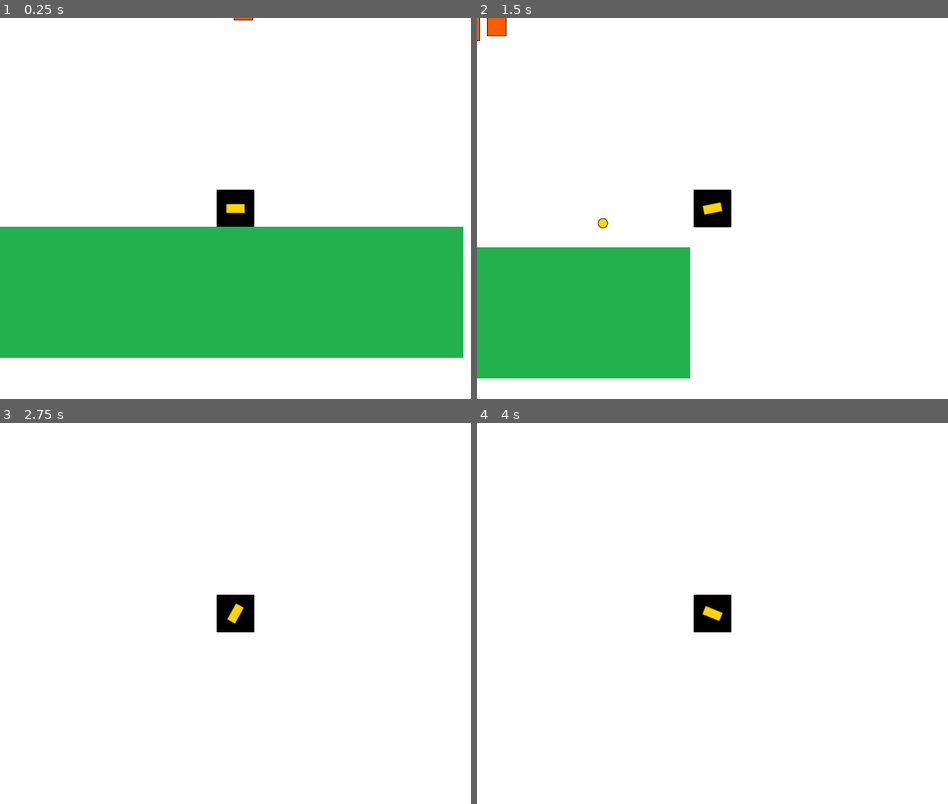
Above: before the commit, frames 1-4 (two rows, left to right).
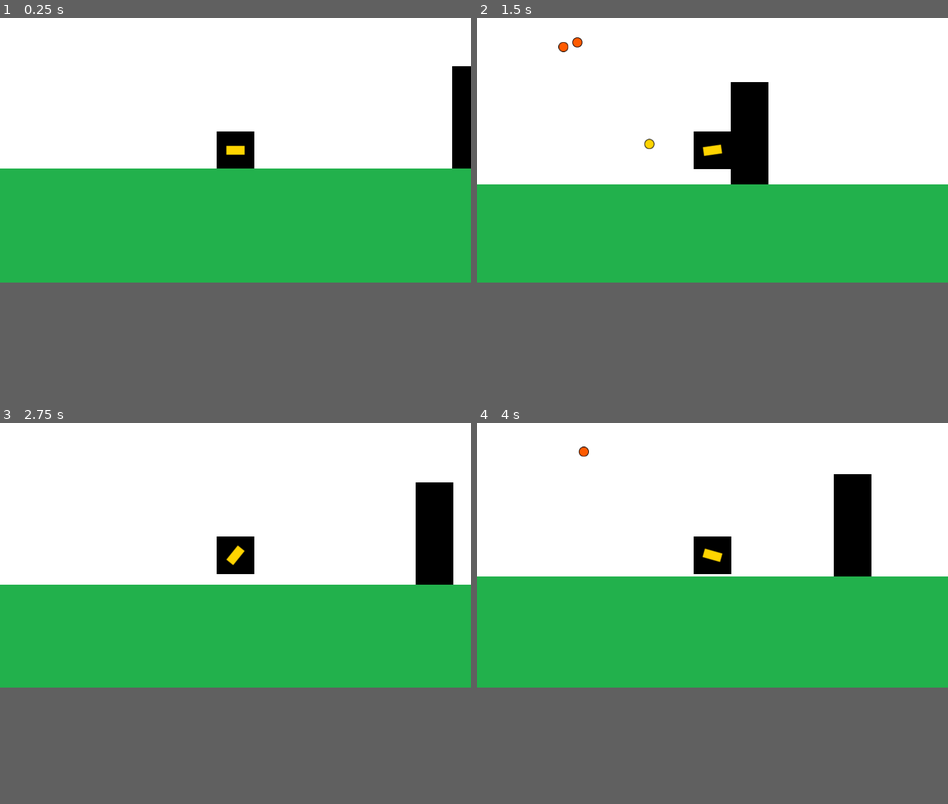
Above: after the commit, the same moments.

Repository: dddaavo/entregas-ipv-duarte-david-ignacio
Game: Godot game, scene res://Main.tscn
Same seed, same stepped clock (60 frames per second), same inputs: the game is played once before the commit and once after it.
Inputs (mouse positions are in pixels of both pictures, inside the frame that each line leads up to):
- Up to frame 1 (0.25 s): no input
- Up to frame 2 (1.5 s): tap Enter at 0.5 s; move the mouse to (816, 189) at 0.52 s; hold D (move_right) from 0.53 s (still down); tap Up (jump) at 0.6, 0.77, 1.07 s; move the mouse to (618, 227) at 1.27 s; click (618, 227) at 1.35 s
- Up to frame 3 (2.75 s): tap Up (jump) at 1.52, 1.55, 1.82, 2.1 s; move the mouse to (282, 529) at 2.02 s; release D (move_right) at 2.03 s; hold A (move_left) from 2.03 s (still down)
- Up to frame 4 (4 s): move the mouse to (688, 689) at 2.77 s; release A (move_left) at 2.78 s; hold D (move_right) from 2.78 s (still down); click (688, 689) at 2.85 s; tap Up (jump) at 3.02, 3.05, 3.32, 3.6, 3.77 s; move the mouse to (853, 670) at 3.52 s
In our replay, the window is 800x648 before the commit and 800x450 after it. These sizes can differ from the game's own. Grey fills any space a smaller window leaves; there, only what the larger window draws over its background counts as a difference.

The runs differ from the first frame. In frame 1, 29% of the frame differs, in the area x 0-100%, y 0-100%; in frame 2, 36%, in the area x 0-100%, y 0-95%; in frame 3, 30%; in frame 4, 32%.

Commit message:
Ultimos cambios - Mejoras gravedad y lógica de salto + mapa más grande + DelimiterBricks para no caerse

Diff:
--- a/entrega-3-duarte-david/Main.tscn
+++ b/entrega-3-duarte-david/Main.tscn
@@ -6,6 +6,7 @@
 [ext_resource type="PackedScene" uid="uid://bscjwoaotlcqc" path="res://entities/enemies/Turret.tscn" id="4"]
 [ext_resource type="PackedScene" uid="uid://dneajs6rb4ske" path="res://entities/world/floor.tscn" id="4_3dxm6"]
 [ext_resource type="Script" uid="uid://ertnqm8kd3lw" path="res://entities/enemies/TurretsSpawner.gd" id="5"]
+[ext_resource type="PackedScene" uid="uid://dgc305jyn0uhf" path="res://entities/world/delimiter_brick.tscn" id="7_lgr22"]
 
 [node name="Main" type="Node"]
 script = ExtResource("3")
@@ -17,13 +18,16 @@
 anchors_preset = 15
 anchor_right = 1.0
 anchor_bottom = 1.0
+offset_top = -2.0
+offset_bottom = -2.0
+grow_horizontal = 2
+grow_vertical = 2
+size_flags_horizontal = 4
 texture = ExtResource("2")
-expand_mode = 1
+expand_mode = 3
 
 [node name="Player" parent="." instance=ExtResource("1")]
 position = Vector2(413.003, 395.272)
-JUMP_SPEED = -50.0
-GRAVITY = 1.0
 
 [node name="Camera2D" type="Camera2D" parent="Player"]
 
@@ -33,3 +37,9 @@
 [node name="TurretsSpawner" type="Node" parent="."]
 script = ExtResource("5")
 turret_scene = ExtResource("4")
+
+[node name="DelimiterBrick" parent="." instance=ExtResource("7_lgr22")]
+position = Vector2(-30, 398)
+
+[node name="DelimiterBrick2" parent="." instance=ExtResource("7_lgr22")]
+position = Vector2(813, 394)
--- a/entrega-3-duarte-david/entities/enemies/Turret.tscn
+++ b/entrega-3-duarte-david/entities/enemies/Turret.tscn
@@ -5,7 +5,7 @@
 [ext_resource type="PackedScene" uid="uid://bs55kbwny7fge" path="res://entities/enemies/TurretProjectile.tscn" id="3"]
 
 [sub_resource type="CircleShape2D" id="CircleShape2D_x15t2"]
-radius = 320.189
+radius = 333.038
 
 [node name="Turret" type="Sprite2D"]
 texture = ExtResource("1")
--- a/entrega-3-duarte-david/entities/player/Player.gd
+++ b/entrega-3-duarte-david/entities/player/Player.gd
@@ -6,8 +6,8 @@
 @export var ACCELERATION: float = 20.0
 @export var H_SPEED_LIMIT: float = 600.0
 @export var FRICTION_WEIGHT: float = 0.1
-@export var JUMP_SPEED: float = -20.0
-@export var GRAVITY: float = 10
+@export var JUMP_SPEED: float = -300.0
+@export var GRAVITY: float = 10.0
 
 var projectile_container: Node
 
@@ -47,5 +47,8 @@
 		# Ternary if: {true code} if {condition} else {false code}
 		velocity.x = lerp(velocity.x, 0.0, FRICTION_WEIGHT) if abs(velocity.x) > 1.0 else 0.0
 
-	if Input.is_action_just_pressed("jump"):
+	if Input.is_action_just_pressed("jump") && is_on_floor():
+		print("llegue")
+		print(JUMP_SPEED)
+		print(GRAVITY)
 		velocity.y = JUMP_SPEED
--- /dev/null
+++ b/entrega-3-duarte-david/entities/world/delimiter_brick.tscn
@@ -0,0 +1,17 @@
+[gd_scene load_steps=3 format=3 uid="uid://dgc305jyn0uhf"]
+
+[ext_resource type="Texture2D" uid="uid://j14wrxanwhni" path="res://assets/textures/player.png" id="1_55263"]
+
+[sub_resource type="RectangleShape2D" id="RectangleShape2D_lgr22"]
+size = Vector2(64, 174)
+
+[node name="DelimiterBrick" type="StaticBody2D"]
+
+[node name="Sprite2D" type="Sprite2D" parent="."]
+position = Vector2(0, -55)
+scale = Vector2(1, 2.71875)
+texture = ExtResource("1_55263")
+
+[node name="CollisionShape2D" type="CollisionShape2D" parent="."]
+position = Vector2(0, -55)
+shape = SubResource("RectangleShape2D_lgr22")
--- a/entrega-3-duarte-david/entities/world/floor.tscn
+++ b/entrega-3-duarte-david/entities/world/floor.tscn
@@ -7,11 +7,12 @@
 
 [node name="Floor" type="StaticBody2D"]
 scale = Vector2(12.1212, 2.62121)
+metadata/_edit_group_ = true
 
 [node name="CollisionShape2D" type="CollisionShape2D" parent="."]
 shape = SubResource("RectangleShape2D_3dxm6")
 
 [node name="Sprite2D" type="Sprite2D" parent="."]
 position = Vector2(0, 0.190747)
-scale = Vector2(1, 1.28902)
+scale = Vector2(2, 1.289)
 texture = ExtResource("1_pxyrk")
--- a/entrega-3-duarte-david/project.godot
+++ b/entrega-3-duarte-david/project.godot
@@ -17,7 +17,6 @@
 
 [display]
 
-window/size/viewport_width=800
 window/stretch/mode="2d"
 
 [input]
Not shown: 1 places in entrega-3-duarte-david/Main.tscn that only renumber resources
